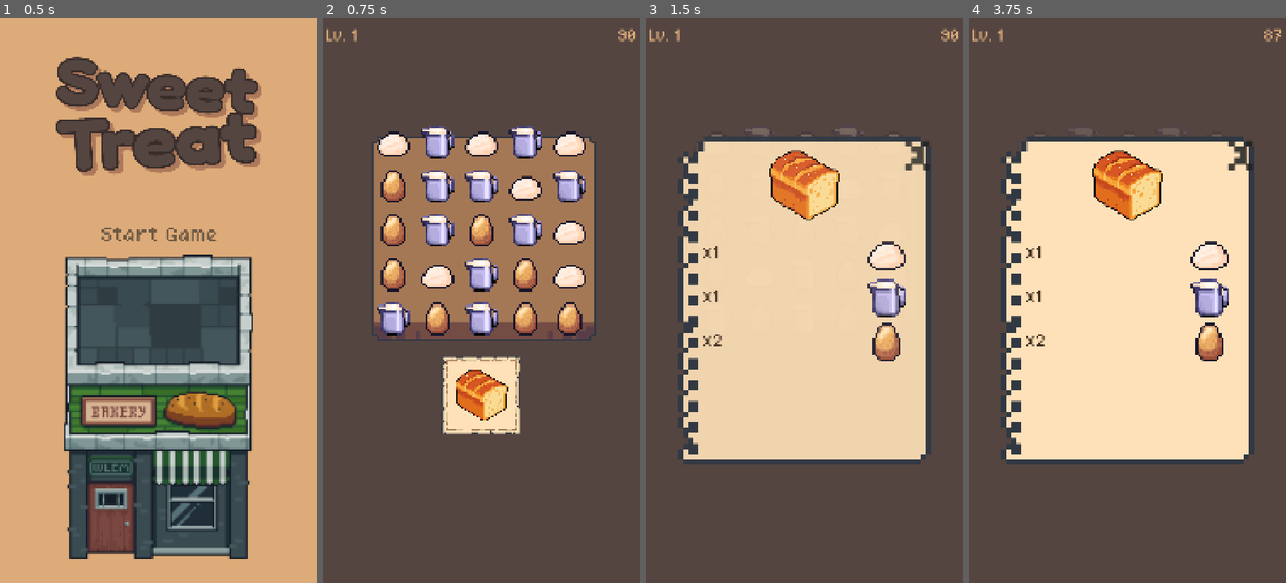
Above: before the commit, frames 1-4 (left to right).
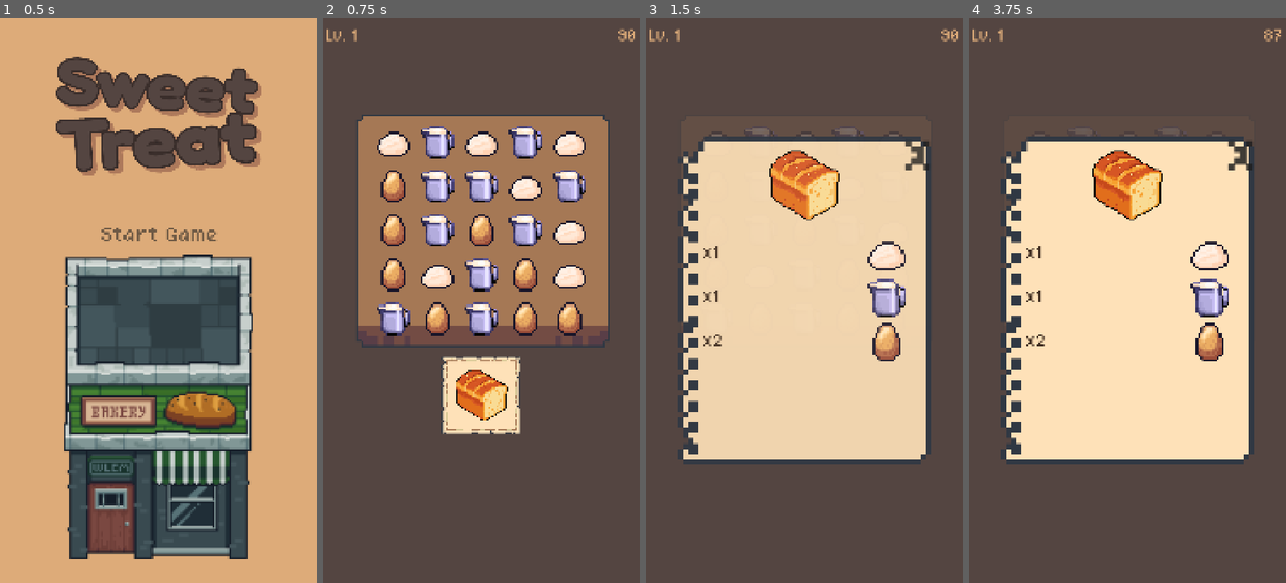
Above: after the commit, the same moments.

Repository: Krisha052/sweet-treat
Game: Godot game, scene res://scenes/main.tscn
Same seed, same stepped clock (60 frames per second), same inputs: the game is played once before the commit and once after it.
Inputs (mouse positions are in pixels of both pictures, inside the frame that each line leads up to):
- Up to frame 1 (0.5 s): no input
- Up to frame 2 (0.75 s): click (481, 232) at 0.5 s
- Up to frame 3 (1.5 s): click (804, 396) at 1.25 s
- Up to frame 4 (3.75 s): tap Enter at 2, 3.5 s; move the mouse to (1038, 142) at 2.02 s; tap R at 2.1, 2.85, 3.6 s; click (1038, 142) at 2.17 s; tap Space at 2.75 s; move the mouse to (1083, 142) at 2.77 s; click (1083, 142) at 2.92 s; move the mouse to (1127, 142) at 3.52 s; click (1127, 142) at 3.67 s

Frame 1 is identical in both runs. In frame 2, 7.4% of the frame differs, in the area x 10-91%, y 17-59%; in frame 3, less than 0.1%; in frame 4, less than 0.1%.

Commit message:
Add debug save-reset shortcut and expand chopping board margins
Ctrl+Shift+R in debug builds resets unlocked_level_index to 0 and
returns to the title screen; gated by OS.has_feature("debug") so it
compiles away in release exports. Listener lives in SaveManager
(_unhandled_key_input) so it is available from every scene without
touching gameplay input paths.

ChoppingBoard offset_top -230→-305, offset_bottom -427→-406: extends
the board texture vertically so the ingredient grid sits ≥75 virtual
px inside all four board edges (Galaxy S23 0.5cm reference, flagged
for revisit once target device spec is locked in). The taller rect
also widens the rendered texture, auto-correcting the left gap from
71px to 128px without touching offset_left.

Co-Authored-By: Claude Sonnet 4.6 <noreply@anthropic.com>

Diff:
--- a/autoload/save_manager.gd
+++ b/autoload/save_manager.gd
@@ -27,3 +27,14 @@
 
 func is_level_unlocked(level_index: int) -> bool:
 	return level_index <= _unlocked_level_index
+
+func _unhandled_key_input(event: InputEvent) -> void:
+	if not OS.has_feature("debug"):
+		return
+	var key := event as InputEventKey
+	if key and key.pressed and not key.echo \
+			and key.ctrl_pressed and key.shift_pressed \
+			and key.keycode == KEY_R:
+		_unlocked_level_index = 0
+		_save()
+		get_tree().change_scene_to_file("res://scenes/ui/main_menu.tscn")
--- a/scenes/levels/level_base.tscn
+++ b/scenes/levels/level_base.tscn
@@ -22,9 +22,9 @@
 anchor_right = 1.0
 anchor_bottom = 0.794
 offset_left = 33.0
-offset_top = -230.0
+offset_top = -305.0
 offset_right = 33.0
-offset_bottom = -427.0
+offset_bottom = -406.0
 expand_mode = 1
 stretch_mode = 5
 texture = ExtResource("4_base")
